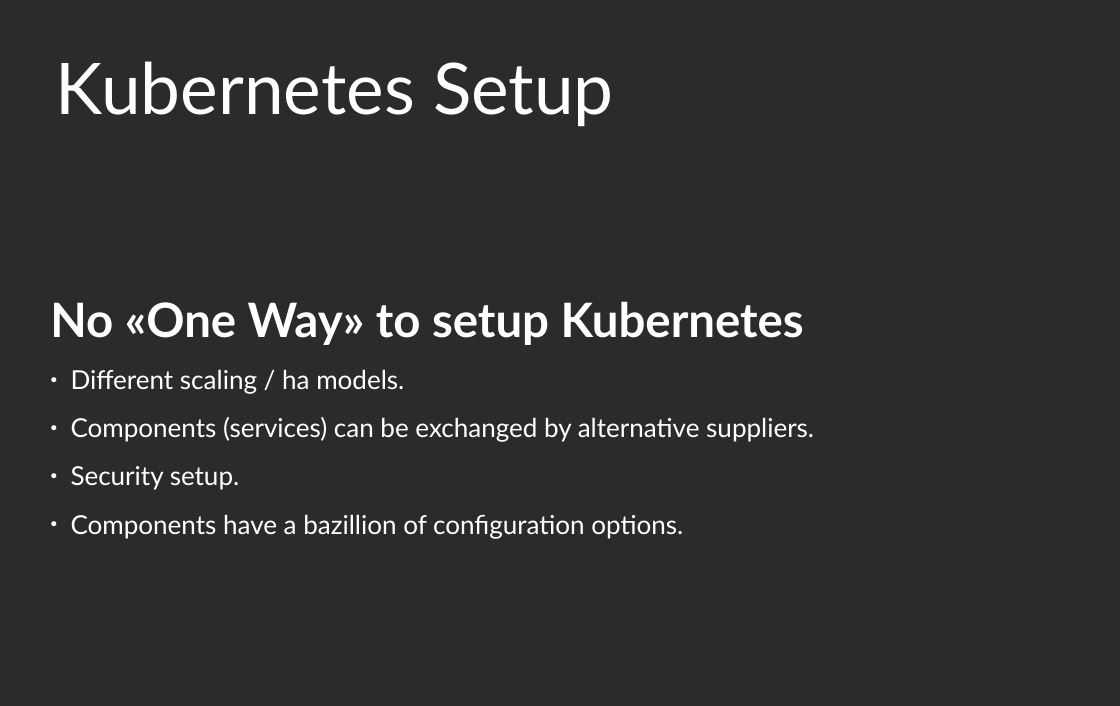
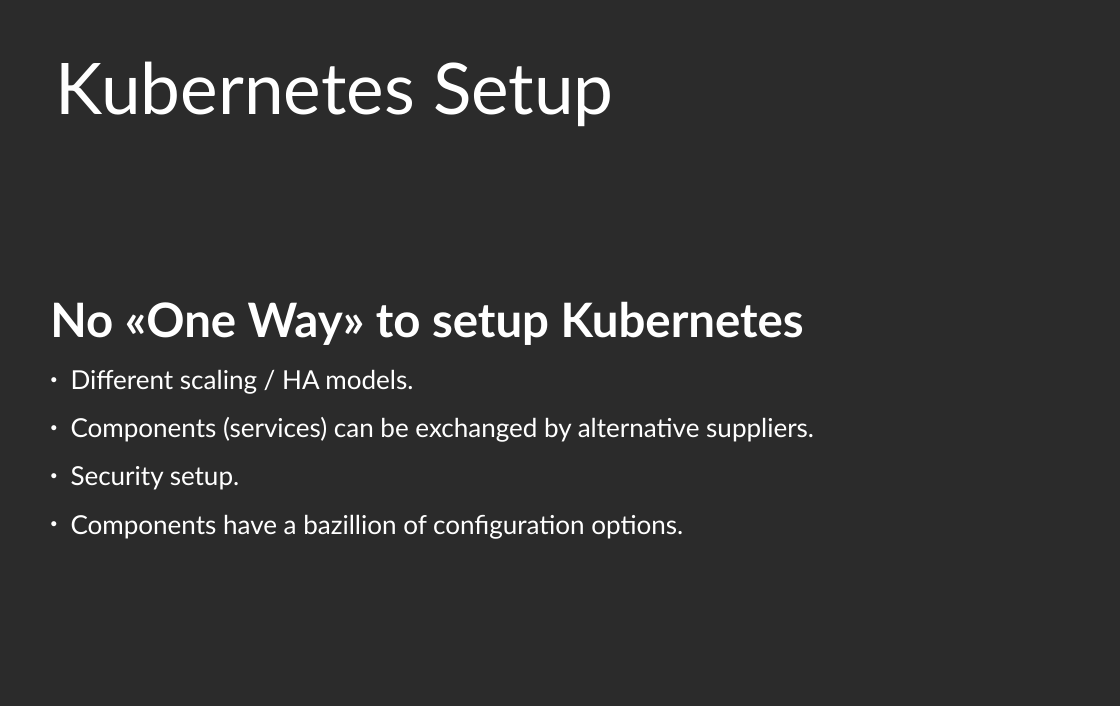
Before and after one commit to floriankammermann/kubernetes-presentation, a slide deck: slide 22 of kubernetes_presentation.odp. Drawn at 1120x706 pixels with LibreOffice and Linux fonts; fonts in the diff are those of the drawing; background and template pictures are left out; a plain dark background stands for a picture behind light text. Boxes give left, top, right and bottom in pixels: in the first picture for what was removed or moved away, otherwise in the second. Text is boxed around its words. In the diff, an @@ line names an element or a change of style, - is before the commit and + after.

```diff
--- a/kubernetes_presentation.odp
+++ b/kubernetes_presentation.odp
@@ text at box(71, 369, 413, 394): text changed @@
-● Different scaling / ha models.
+● Different scaling / HA models.
```
Also in this commit, not shown: 13 other slides changed, 2 slides removed.
